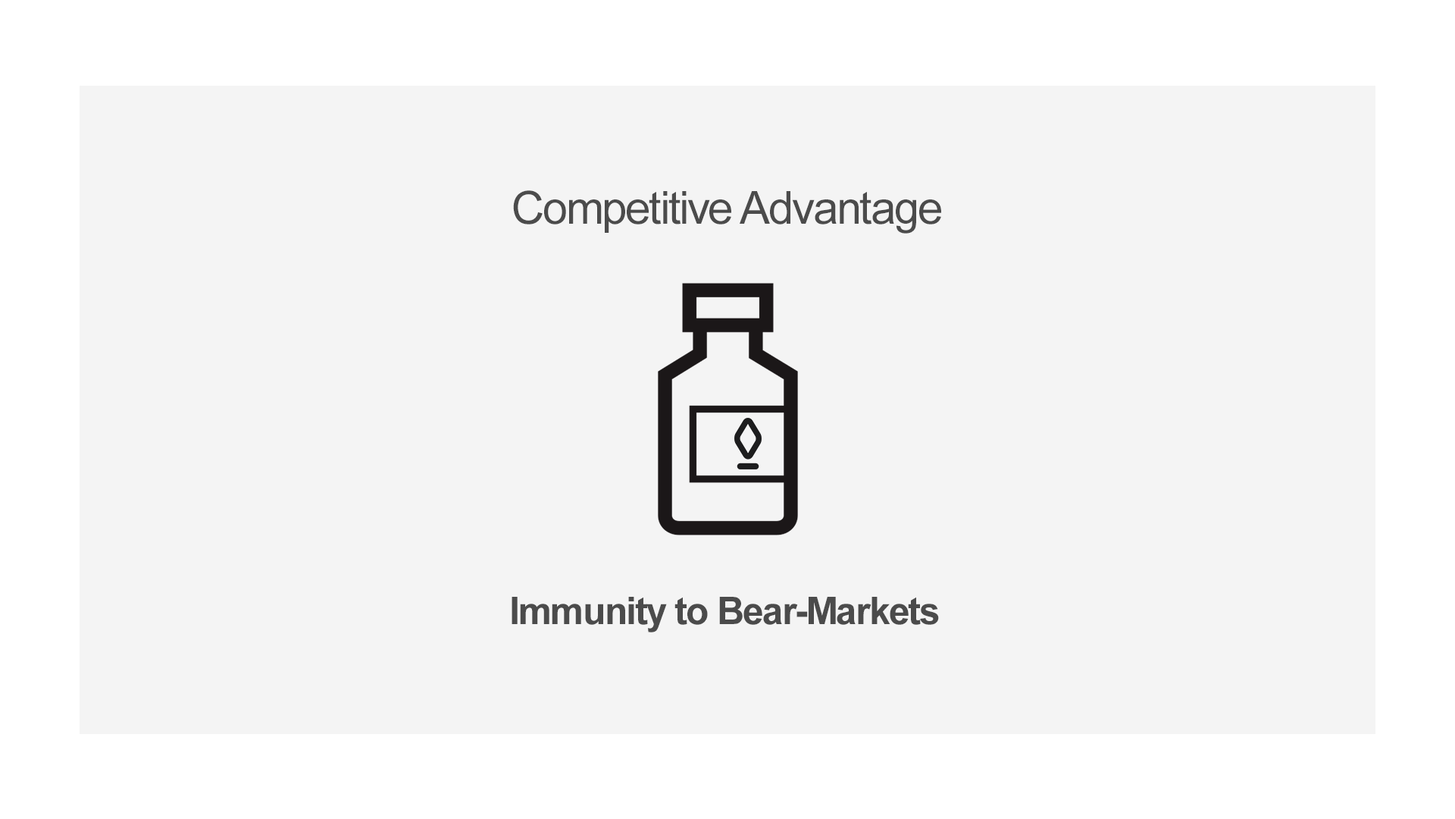
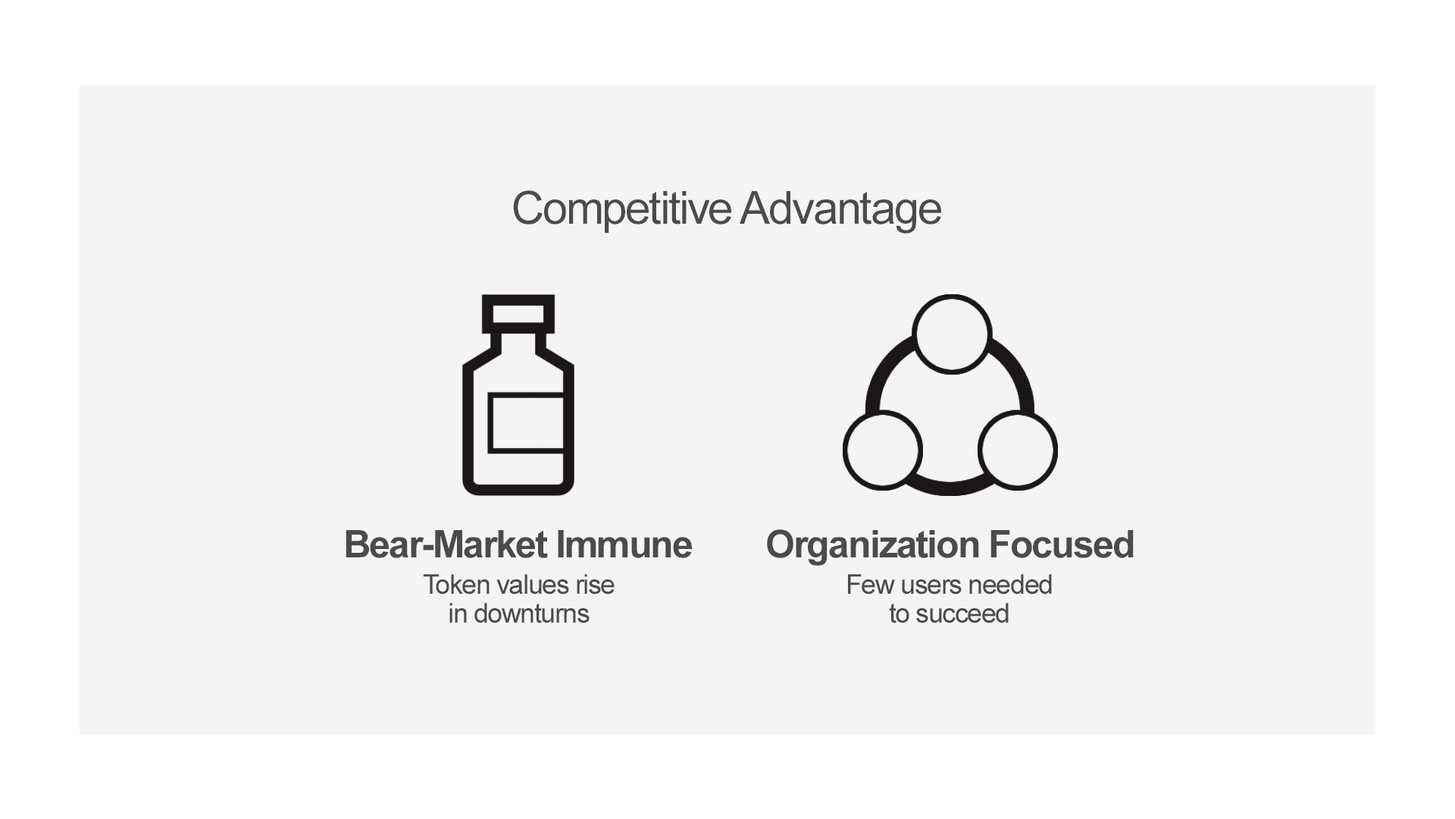
The second 1455 × 819 image is a revision of the first. Changes to its layers:
added layer "Organization Focused" above "Few users needed to succeed" over [767, 529, 1134, 566]
added layer "Few users needed to succeed" above "Token values rise in downturns" over [848, 573, 1053, 624]
added layer "Token values rise in downturns" above "Bear-Market Immune" over [422, 573, 615, 624]
renamed "Immunity to Bear-Markets" to "Bear-Market Immune", painted on it over [345, 529, 940, 633]
removed layer "1118209_body_bottle_fitness_medicine_pills_icon" over [657, 282, 799, 536]
removed layer "EcareIcon" over [734, 417, 762, 470]
added layer "Ellipse 1" above "1118209_body_bottle_fitness_medicine_pills_icon copy" over [842, 294, 1059, 496]
added layer "1118209_body_bottle_fitness_medicine_pills_icon copy" above "Rectangle 2" over [462, 294, 575, 496]
